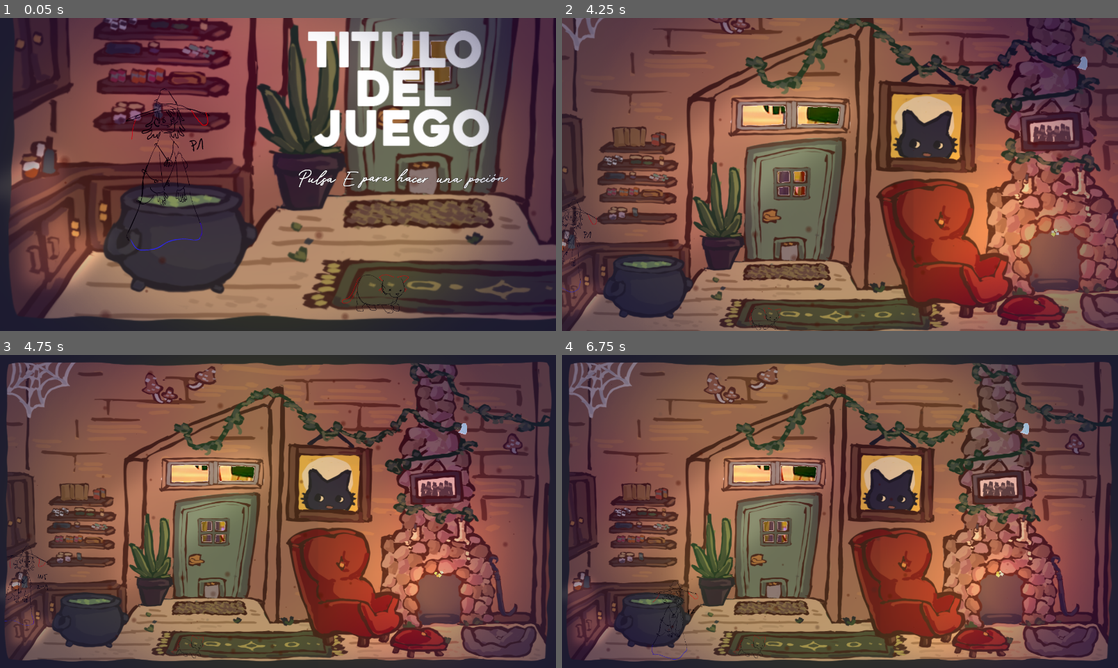
Above: before the commit, frames 1-4 (two rows, left to right).
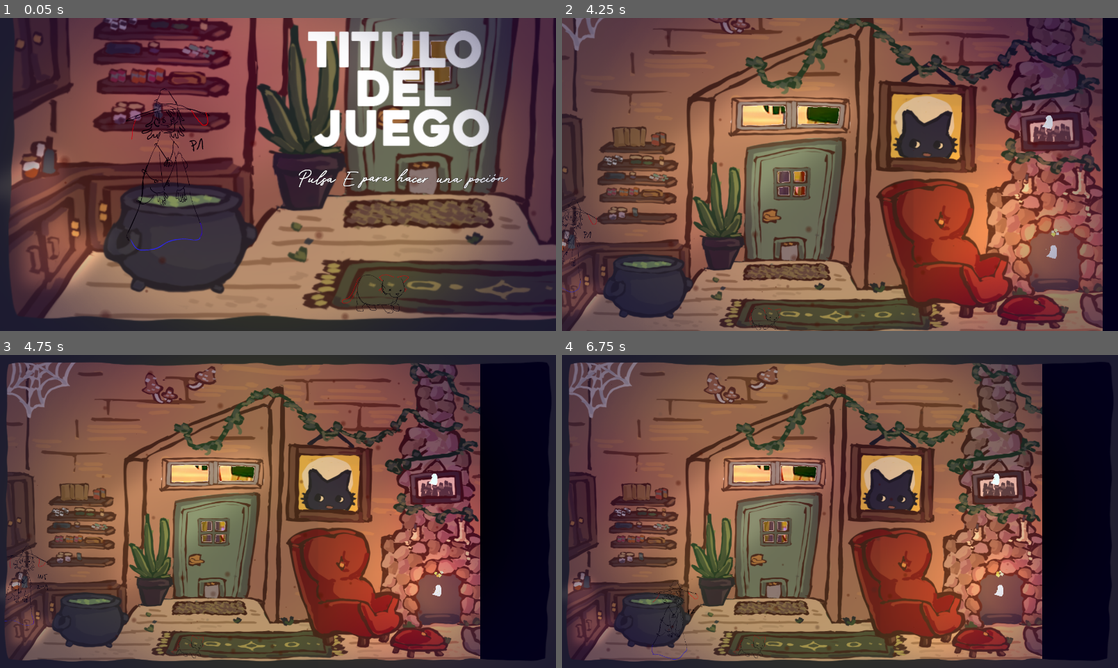
Above: after the commit, the same moments.

Repository: Mapachana/GlobalGameJam25
Game: Godot game, scene res://Scenes/Main.tscn
Two runs of this game, one before a commit and one after it. Both use one fixed random seed, a clock stepped at 60 frames per second and the inputs below. Sound files missing from this copy of the repository are replaced by a short silence.
Inputs:
- Up to frame 1 (0.05 s): no input
- Up to frame 2 (4.25 s): tap E at 0.5, 1.25 s; hold Right (ui_right) 0.53-1.28 s; tap Enter (ui_accept) at 0.77, 1.52, 3.02, 3.77 s; hold Down (ui_down) 1.28-2.03 s; hold Right (ui_right) 2.03-2.78 s; hold Up (ui_up) 2.78-3.53 s; hold Left (ui_left) from 3.53 s (still down)
- Up to frame 3 (4.75 s): keep holding Left (ui_left); tap Enter (ui_accept) at 4.52 s
- Up to frame 4 (6.75 s): release Left (ui_left) at 5.03 s; hold Down (ui_down) 5.03-5.78 s; hold Right (ui_right) 5.78-6.53 s; tap Enter (ui_accept) at 6.02 s; hold Up (ui_up) from 6.53 s (still down)

Frame 1 is identical in both runs. In frame 2, 2.9% of the frame differs, in the area x 76-100%, y 0-100%; in frame 3, 12%; in frame 4, 12%, in the area x 69-100%, y 2-98%.

Commit message:
subo objetos en nivel

Diff:
--- a/ggj2025/Scenes/Main.tscn
+++ b/ggj2025/Scenes/Main.tscn
@@ -415,10 +415,6 @@
 autoplay = true
 parameters/looping = true
 
-[node name="Area2Da" parent="." instance=ExtResource("8_nq87s")]
-position = Vector2(1201, 191)
-anim = 1
-
 [node name="Gatete" type="AnimatedSprite2D" parent="."]
 position = Vector2(600, 700)
 scale = Vector2(0.5, 0.5)
@@ -609,3 +605,43 @@
 position = Vector2(2217, -809)
 scale = Vector2(74.1311, 3.02537)
 shape = SubResource("RectangleShape2D_wvr4g")
+
+[node name="EstrofaAnim3" parent="." instance=ExtResource("33_n074a")]
+position = Vector2(1440, 0)
+
+[node name="EstrofaAnim4" parent="." instance=ExtResource("33_n074a")]
+position = Vector2(1440, 0)
+
+[node name="EstrofaAnim5" parent="." instance=ExtResource("33_n074a")]
+position = Vector2(1440, 0)
+
+[node name="EstrofaAnim6" parent="." instance=ExtResource("33_n074a")]
+position = Vector2(1440, 0)
+
+[node name="Obj1" parent="." instance=ExtResource("8_nq87s")]
+position = Vector2(1124, 322)
+cancion = "explotar.mp3"
+anim = 1
+
+[node name="Obj2" parent="." instance=ExtResource("8_nq87s")]
+position = Vector2(1134, 610)
+tipo = 1
+anim = 2
+
+[node name="Obj3" parent="." instance=ExtResource("8_nq87s")]
+position = Vector2(2728, 740)
+anim = 3
+
+[node name="Obj4" parent="." instance=ExtResource("8_nq87s")]
+position = Vector2(2586, 286)
+tipo = 1
+anim = 4
+
+[node name="Obj5" parent="." instance=ExtResource("8_nq87s")]
+position = Vector2(2694, -145)
+anim = 5
+
+[node name="Obj6" parent="." instance=ExtResource("8_nq87s")]
+position = Vector2(1635, -434)
+tipo = 1
+anim = 6
--- a/ggj2025/Scenes/MainAuxiliar.tscn
+++ b/ggj2025/Scenes/MainAuxiliar.tscn
@@ -154,7 +154,7 @@
 [sub_resource type="RectangleShape2D" id="RectangleShape2D_h8ttm"]
 size = Vector2(622, 301.5)
 
-[node name="Main" type="Node2D"]
+[node name="Main2" type="Node2D"]
 script = ExtResource("1_nxvp8")
 
 [node name="Cocina" type="Sprite2D" parent="."]
Not shown: 1 places in ggj2025/Scenes/MainAuxiliar.tscn that only renumber resources
